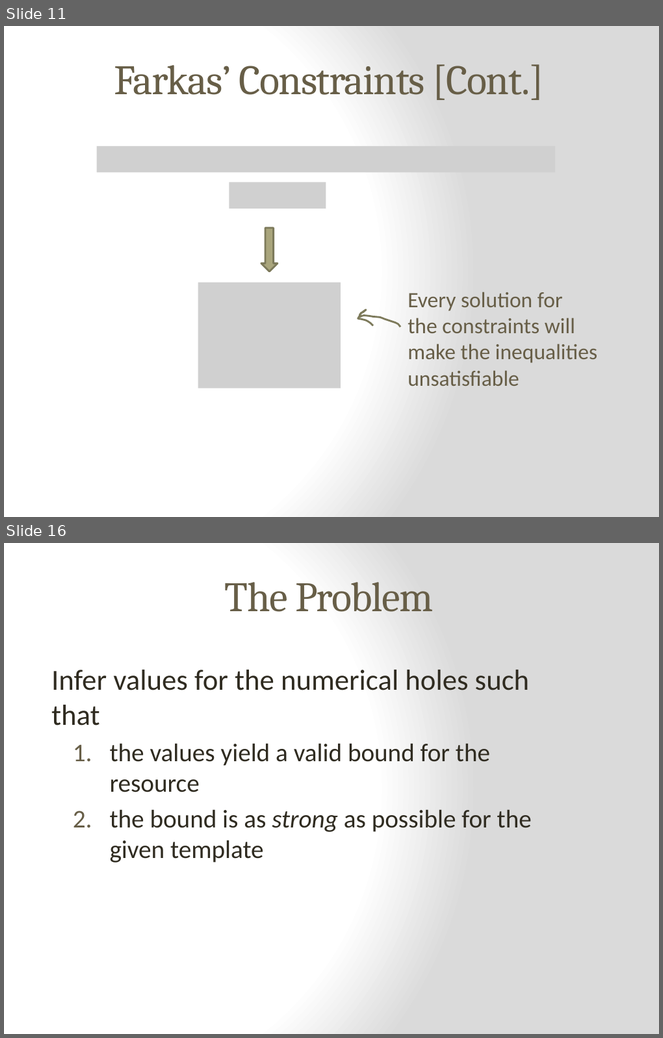
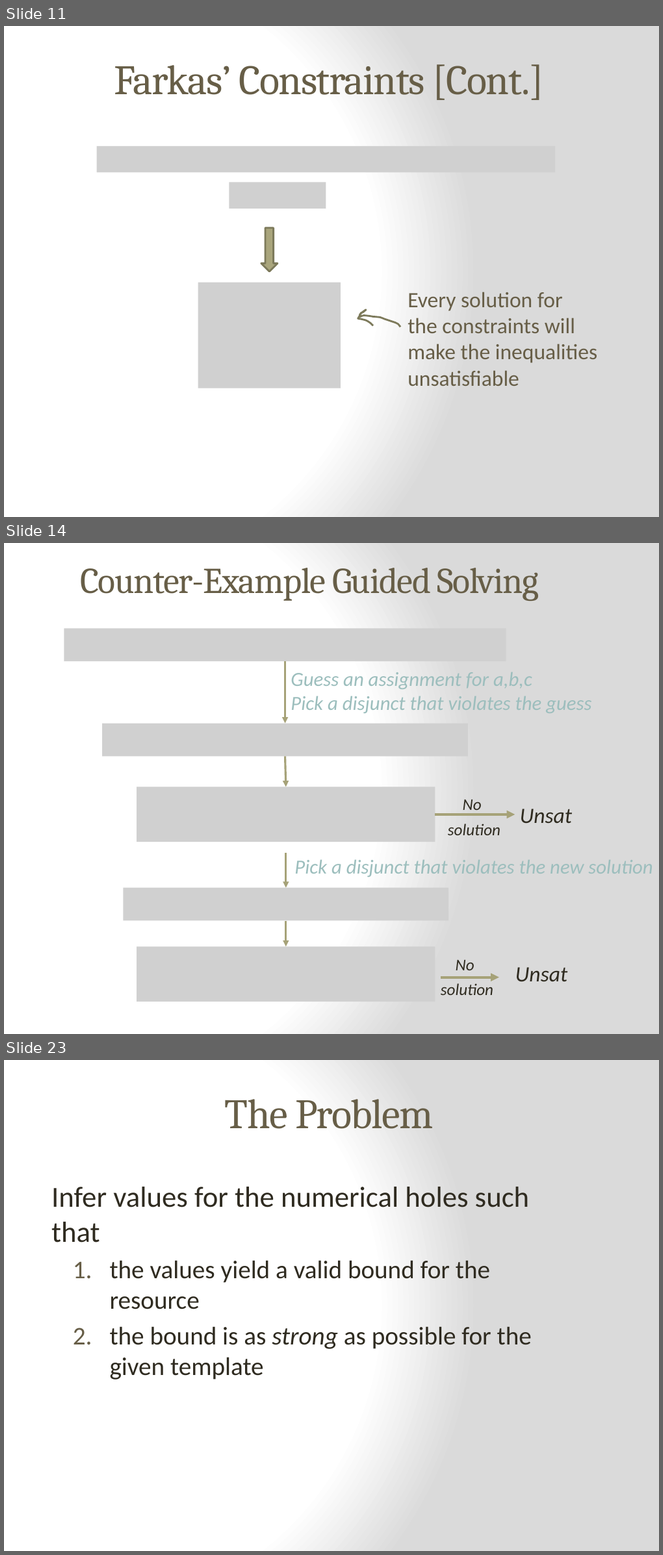
Before and after one commit to epfl-lara/leon, a slide deck: slides/Invariant&BoundInference.pptx. Shown one above the other, each under a label of ours: slides 11 and 16 before the commit, slides 11, 14 and 23 after it; the slides between them are not shown. The pictures are 663x1038 and 663x1555 pixels, drawn with LibreOffice and Linux fonts; fonts in the diff are those of the drawing; grey boxes stand for pictures. Boxes give left, top, right and bottom in pixels: in the first picture for what was removed or moved away, otherwise in the second. Text is boxed around its words. In the diff, an @@ line names an element or a change of style, - is before the commit and + after.

```diff
--- a/slides/Invariant&BoundInference.pptx
+++ b/slides/Invariant&BoundInference.pptx
@@ slide 14 added at (4,543,659,1034), background gradient #FFFFFF to #DADADA @@
@@ title added at (80,568,540,601), 40 pt, text #675E47 @@
+Counter-Example Guided Solving
@@ picture added at (64,628,506,661) @@
@@ arrow added from (285, 661) to (285, 723), #A6A278 2.25 pt @@
@@ text added at (291,672,592,713), 22 pt, text #9CBEBD, italic @@
+Guess an assignment for a,b,c
+Pick a disjunct that violates the guess
@@ picture added at (102,723,468,756) @@
@@ arrow added from (285, 757) to (285, 787), #A6A278 2.25 pt @@
@@ picture added at (137,787,436,842) @@
@@ arrow added from (435, 815) to (515, 815), #A6A278 3 pt @@
@@ text added at (448,800,501,835), 18 pt, text #2F2B20, italic @@
+No
+solution
@@ text added at (520,809,572,824), 24 pt, text #2F2B20, italic @@
+Unsat
@@ arrow added from (285, 853) to (285, 887), #A6A278 2.25 pt @@
@@ text added at (295,860,653,877), 22 pt, text #9CBEBD, italic @@
+Pick a disjunct that violates the new solution
@@ picture added at (123,887,449,921) @@
@@ arrow added from (285, 921) to (285, 947), #A6A278 2.25 pt @@
@@ picture added at (137,947,436,1002) @@
@@ text added at (441,960,493,995), 18 pt, text #2F2B20, italic @@
+No
+solution
@@ text added at (516,967,568,982), 24 pt, text #2F2B20, italic @@
+Unsat
@@ arrow added from (441, 977) to (499, 977), #A6A278 3 pt @@
@@ what was slide 16 is now slide 23 @@
```
Also in this commit, not shown: 9 slides changed, 6 other slides added, 11 slides removed.
